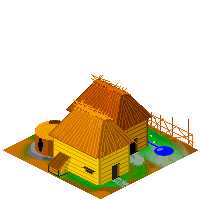
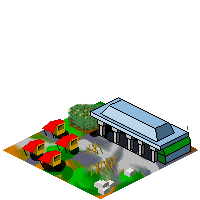
Layers edited between the first and the second 200×200 image:
removed layer "maison1 #1" over [47, 99, 137, 185]
removed layer "maison1 #2" over [65, 74, 155, 160]
added layer "marché" above "marché couleur" over [90, 97, 191, 165]
added layer "marché couleur" above "Maïs.png" over [91, 98, 190, 163]
added layer "Maïs.png" above "echoppe" over [187, 126, 197, 156]
renamed "grenier" to "echoppe", painted on it over [22, 119, 78, 169]
removed layer "sol #1" over [101, 87, 195, 156]
added layer "Transformation" above "caillou" over [67, 103, 108, 135]
added layer "caillou" above "sol" over [94, 168, 136, 195]
painted on "sol" over [3, 101, 198, 199]
